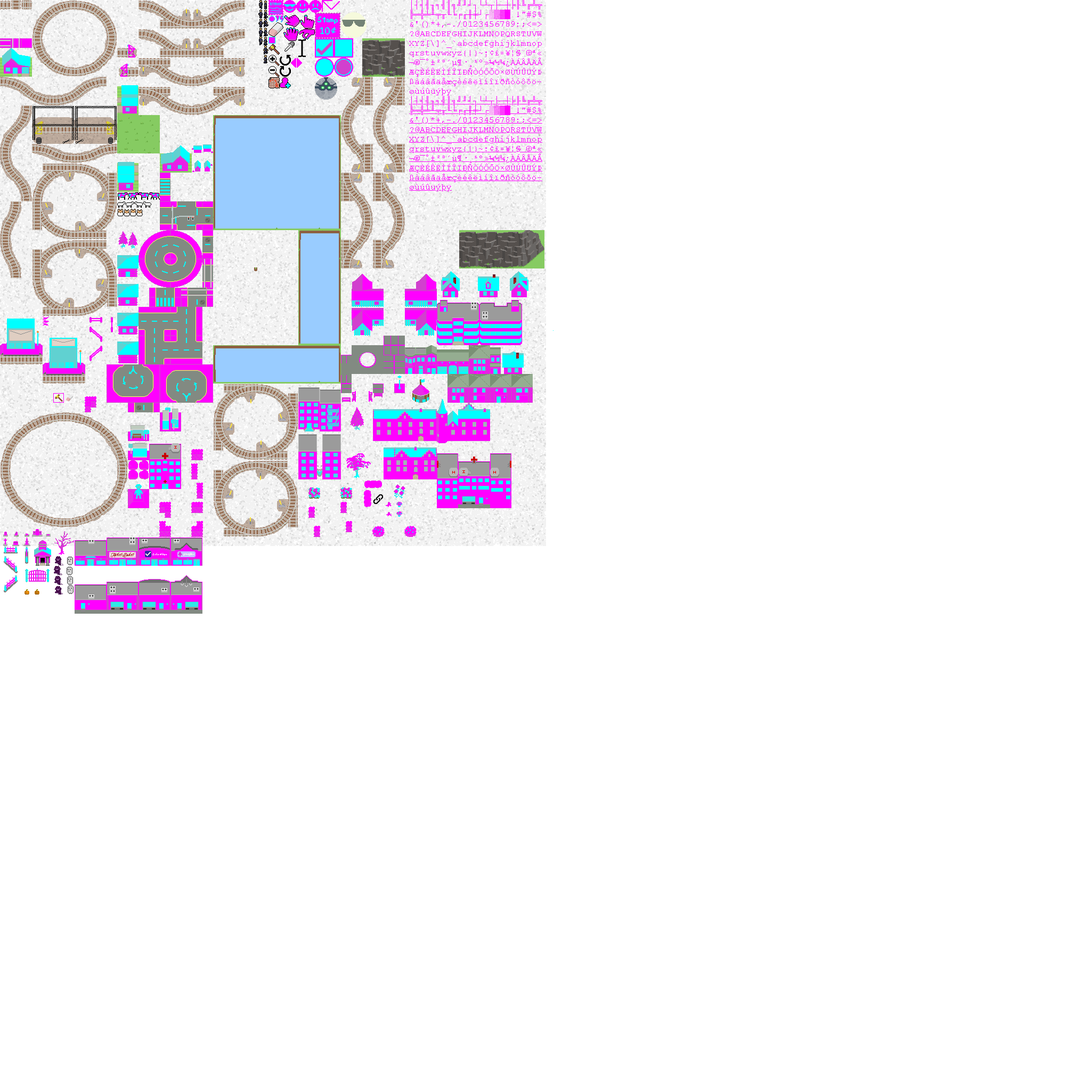
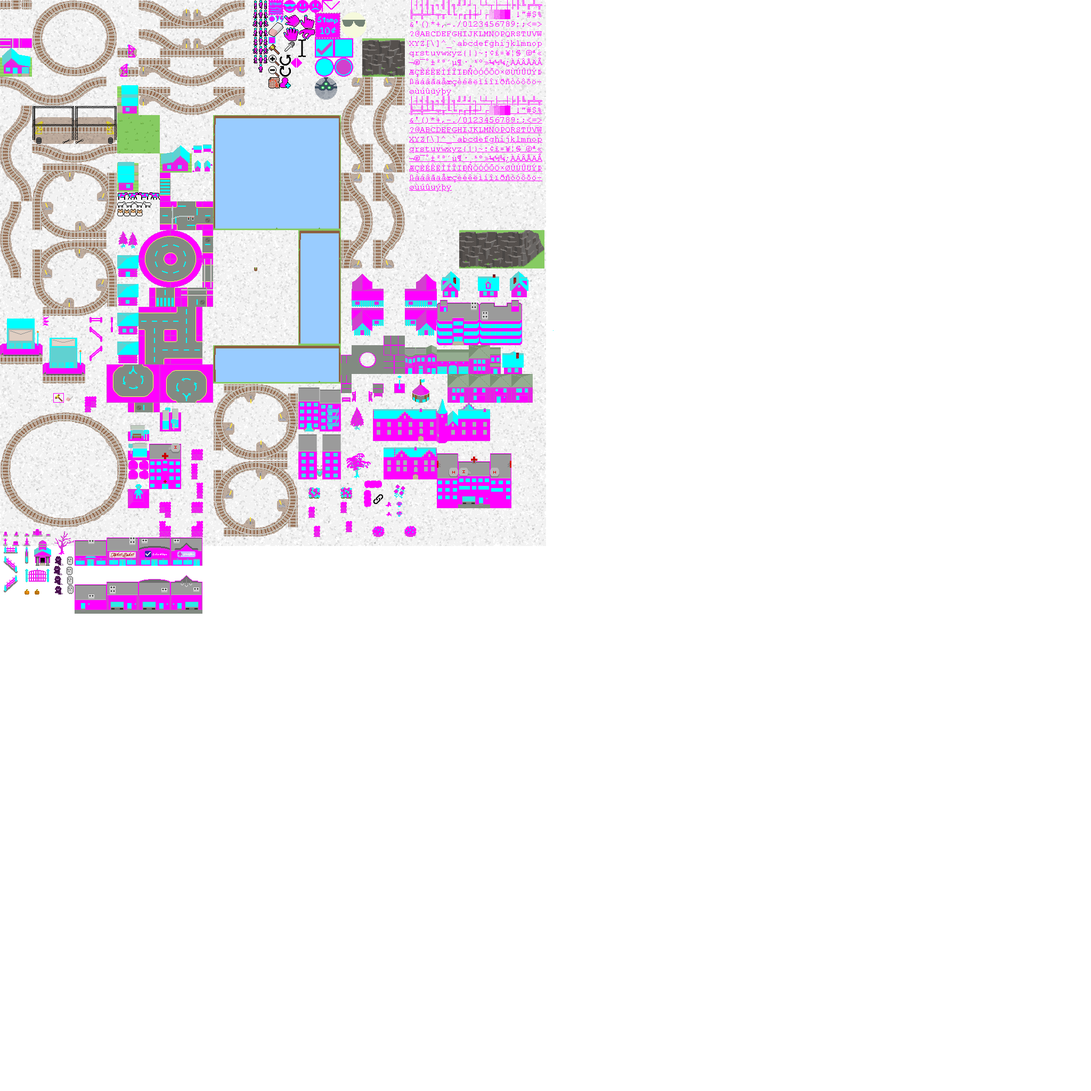
Layers edited between the first and the second w=1091, h=1091 image:
painted on "Pasted Layer #3" over [left=252, top=0, right=269, bottom=73]
